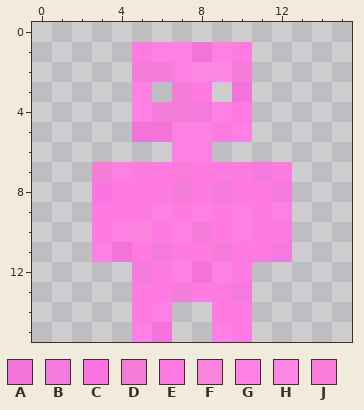
Two states of a pixel-art sprite, src/main/resources/assets/vampirism/textures/mob_effect/neonatal.png. Above: the version before the commit.
The file is 16x16 pixels. Colours within 5 levels of each other are drawn and written as one.
Palette (. is transparent): A #f373d8  B #f57ae0  C #fc74e1  D #f47dda  E #ff7ae1  F #fa83de  G #fe80e5  H #fd87e5  J #fa7bd9
Pixels before, first column x 3:
 1 ..EGGAGE..
 2 ..DDGHHD..
 3 ..G.DE.A..
 4 ..GDDBGE..
 5 ..AAGGEG..
 6 ....GG....
 7 DGEEJEEEBE
 8 CEEEDEDEEB
 9 EEEGEGEGEG
10 EGFEGDEGEE
11 GAEBEEDEEB
12 ..DEGAGE..
13 ..EEDEEB..
14 ..EG..EE..
15 ..GA..GE..
After:
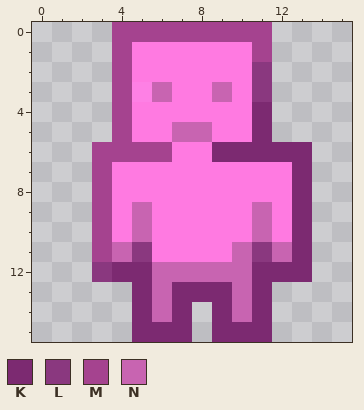
Colours new in this view: K #7c2a71  L #8a387f  M #a5438f  N #c864b1
Edits made:
{"y":0,"x":4,"old":"........","new":"MMMMMMMM"}
{"y":1,"x":4,"old":".","new":"M"}
{"y":1,"x":6,"old":"GGAG","new":"EEEE"}
{"y":1,"x":11,"old":".","new":"M"}
{"y":2,"x":4,"old":".DDGHHD.","new":"MEEEEEEL"}
{"y":3,"x":4,"old":".","new":"M"}
{"y":3,"x":6,"old":".D","new":"NE"}
{"y":3,"x":9,"old":".A.","new":"NEL"}
{"y":4,"x":4,"old":".GDDBG","new":"MEEEEE"}
{"y":4,"x":11,"old":".","new":"K"}
{"y":5,"x":4,"old":".AAGG","new":"MEENN"}
{"y":5,"x":10,"old":"G.","new":"EK"}
{"y":6,"x":3,"old":"....GG.....","new":"MMMMEEKKKKK"}
{"y":7,"x":3,"old":"DG","new":"ME"}
{"y":7,"x":7,"old":"J","new":"E"}
{"y":7,"x":11,"old":"B","new":"E"}
{"y":7,"x":13,"old":".","new":"K"}
{"y":8,"x":3,"old":"C","new":"M"}
{"y":8,"x":7,"old":"D","new":"E"}
{"y":8,"x":9,"old":"D","new":"E"}
{"y":8,"x":12,"old":"B.","new":"EK"}
{"y":9,"x":3,"old":"E","new":"M"}
{"y":9,"x":5,"old":"EG","new":"NE"}
{"y":9,"x":8,"old":"G","new":"E"}
{"y":9,"x":10,"old":"GEG.","new":"ENEK"}
{"y":10,"x":3,"old":"EGF","new":"MEN"}
{"y":10,"x":7,"old":"GD","new":"EE"}
{"y":10,"x":10,"old":"GE","new":"EN"}
{"y":10,"x":13,"old":".","new":"K"}
{"y":11,"x":3,"old":"GAEB","new":"MNLE"}
{"y":11,"x":9,"old":"DEEB.","new":"ENLNK"}
{"y":12,"x":3,"old":"..DEGAGE...","new":"LKKNNNNNKKK"}
{"y":13,"x":5,"old":"EEDEEB.","new":"KNKKKNK"}
{"y":14,"x":5,"old":"EG.","new":"KNK"}
{"y":14,"x":9,"old":"EE.","new":"KNK"}
{"y":15,"x":5,"old":"GA.","new":"KKK"}
{"y":15,"x":9,"old":"GE.","new":"KKK"}
